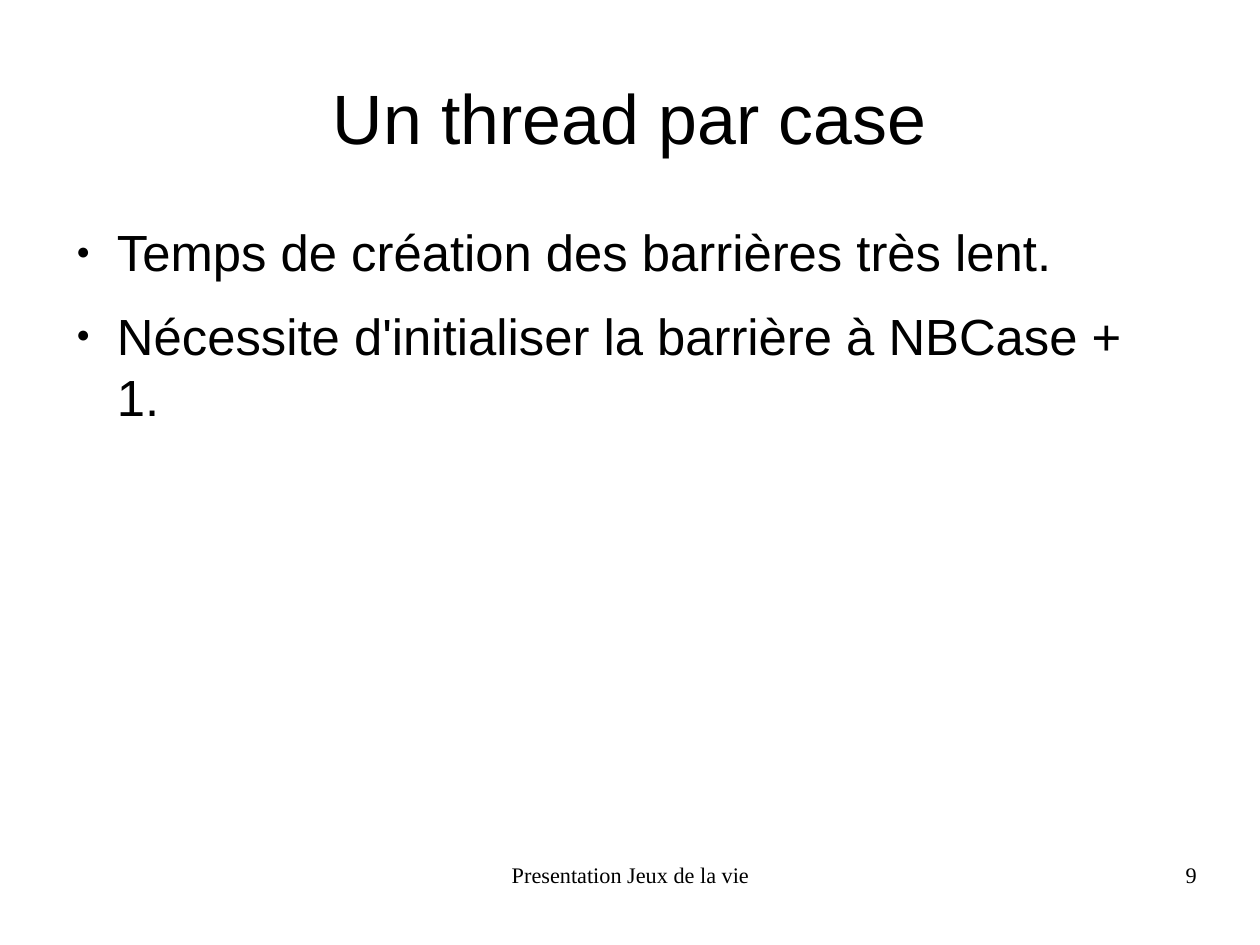
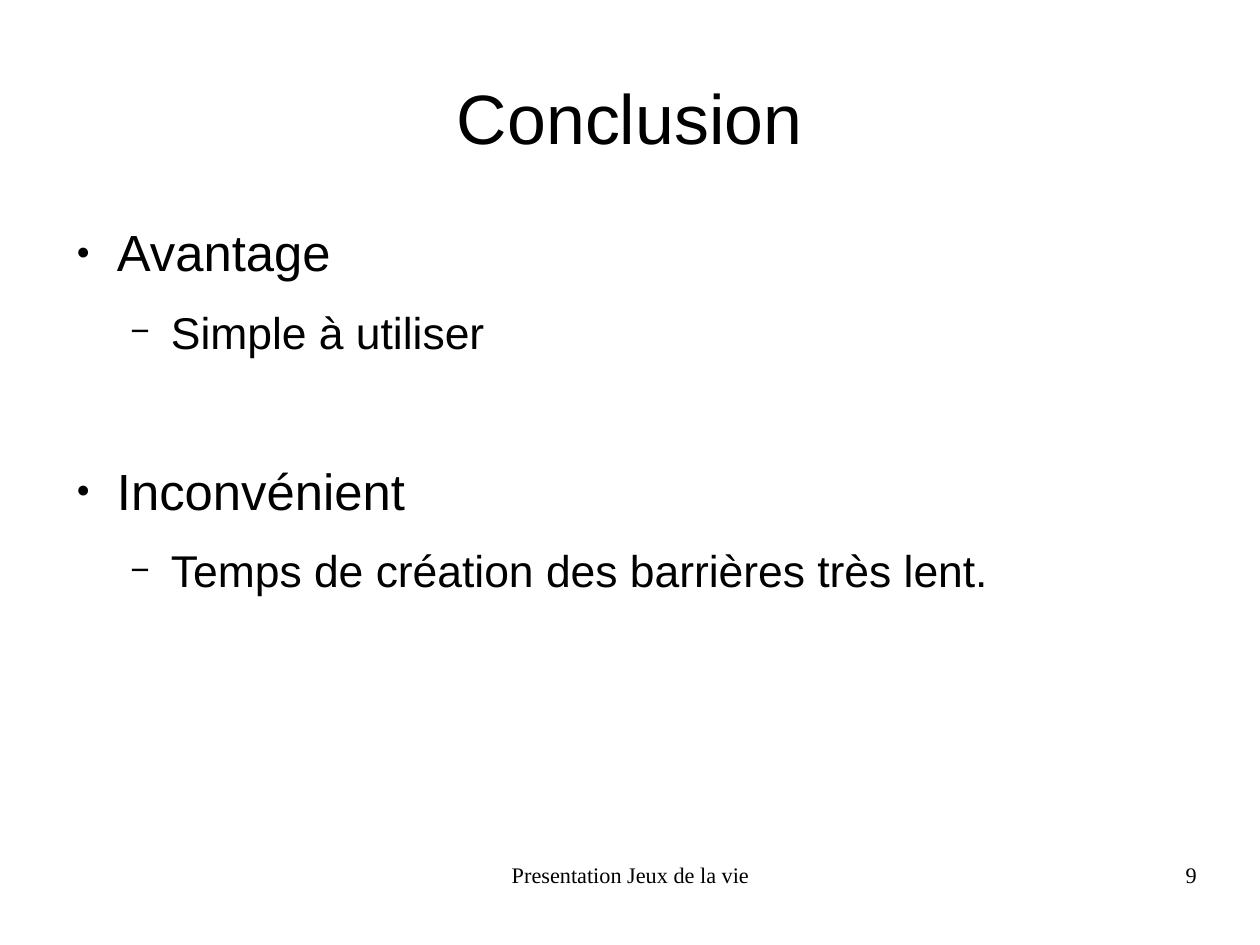
Before and after one commit to FabienInspiron/lifegame, a slide deck: slide 9 of Rapport/Presentation.odp. Drawn at 1260x945 pixels with LibreOffice and Linux fonts; fonts in the diff are those of the drawing. Boxes give left, top, right and bottom in pixels: in the first picture for what was removed or moved away, otherwise in the second. Text is boxed around its words. In the diff, an @@ line names an element or a change of style, - is before the commit and + after.

```diff
--- a/Rapport/Presentation.odp
+++ b/Rapport/Presentation.odp
@@ title at (x1=457, y1=93, x2=802, y2=145): text changed @@
-Un thread par case
+Conclusion
@@ text at (x1=117, y1=236, x2=484, y2=511): paragraphs added @@
+● Avantage
+  − Simple à utiliser
+● Inconvénient
@@ text at (x1=117, y1=317, x2=1078, y2=416): paragraph removed @@
-● Nécessite d'initialiser la barrière à NBCase + 1.
@@ text at (x1=171, y1=554, x2=988, y2=596): size 32 to 28 pt in "Temps de création des barrières très lent."; bullet ● to −; list level 1 to 2 in "Temps de création des barrières ..." @@
```
Also in this commit, not shown: 5 other slides changed, 1 slide added.
